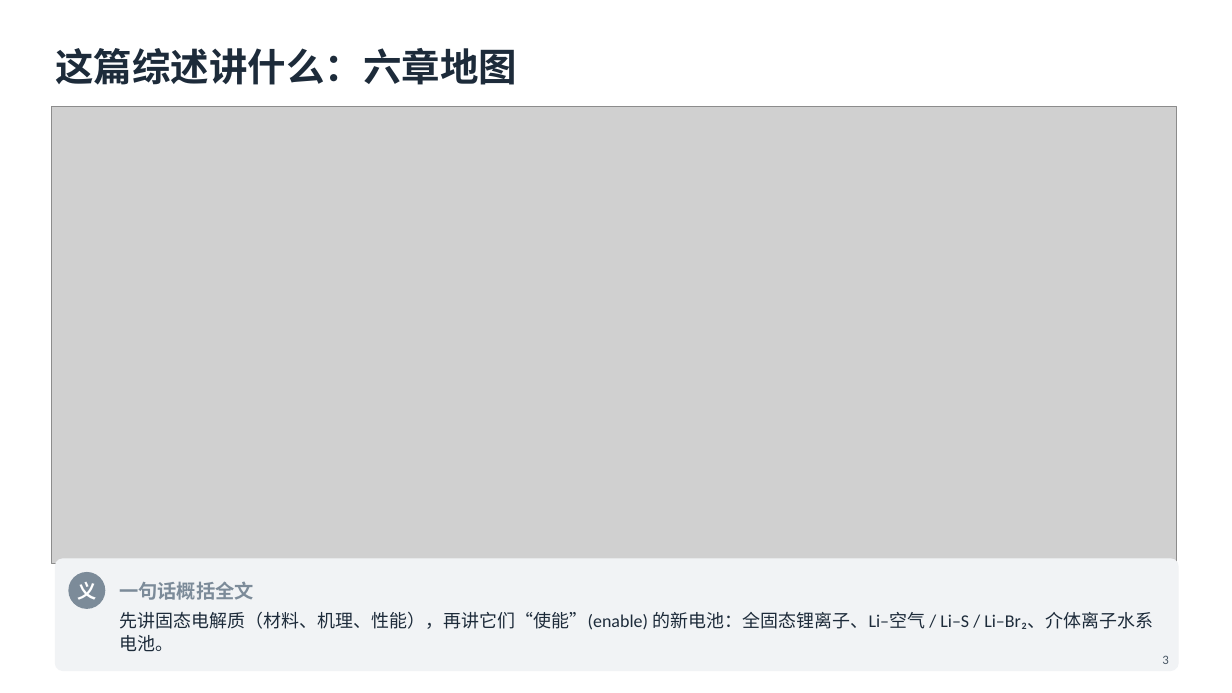
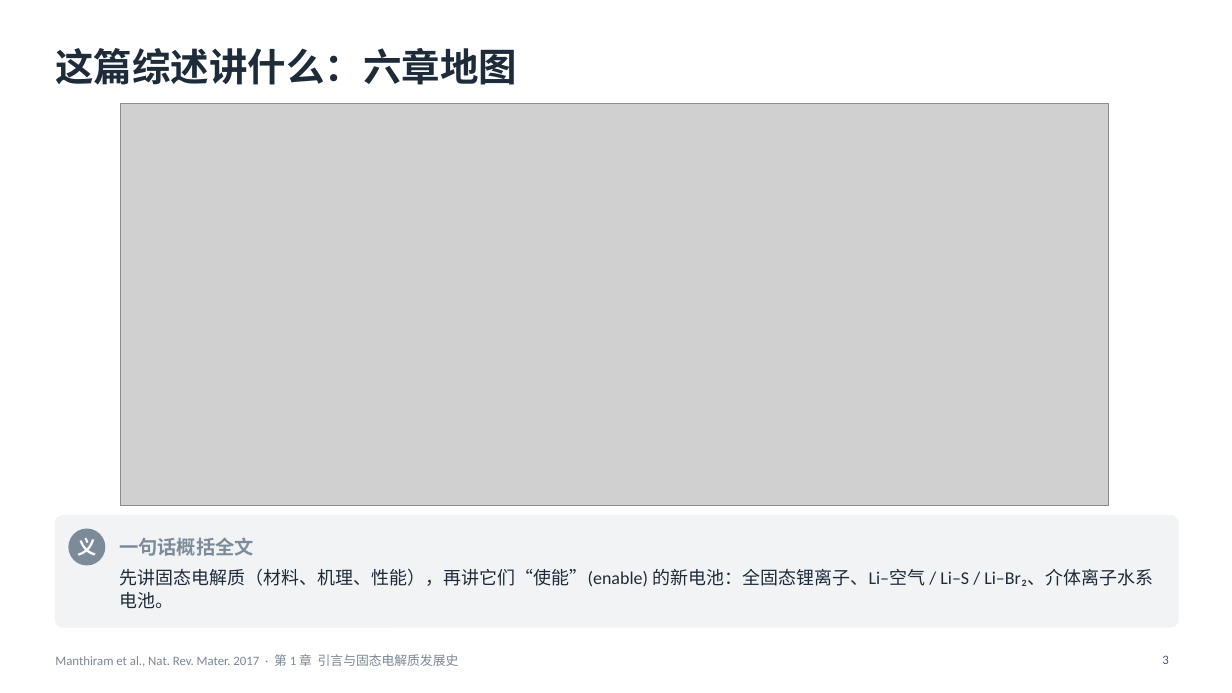
Before and after one commit to zhaoyuw44-lang/Trash, a slide deck: slide 3 of slides/decks/manthiram2017/manthiram2017_ch1.pptx. Drawn at 1232x693 pixels with LibreOffice and Linux fonts; fonts in the diff are those of the drawing; grey boxes stand for pictures. Boxes give left, top, right and bottom in pixels: in the first picture for what was removed or moved away, otherwise in the second. Text is boxed around its words. In the diff, an @@ line names an element or a change of style, - is before the commit and + after.

```diff
--- a/slides/decks/manthiram2017/manthiram2017_ch1.pptx
+++ b/slides/decks/manthiram2017/manthiram2017_ch1.pptx
@@ picture: place and size @@
-picture at (52,106,1177,564)
+picture at (120,104,1109,506)
@@ 2 texts, 1 ellipse, 1 rounded rectangle: place and size @@
-2 texts, 1 ellipse, 1 rounded rectangle at (55,559,1178,671)
+2 texts, 1 ellipse, 1 rounded rectangle at (55,516,1178,628)
@@ text added at (55,654,459,666), 10 pt, text #7A8794 @@
+Manthiram et al., Nat. Rev. Mater. 2017 · 第 1 章 引言与固态电解质发展史
```
Also in this commit, not shown: 9 other files.
